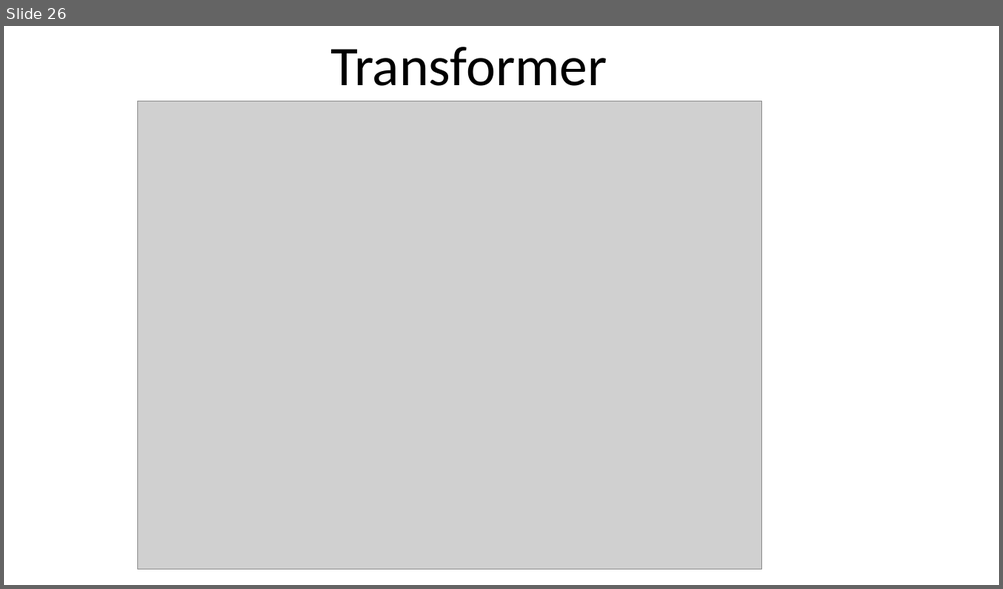
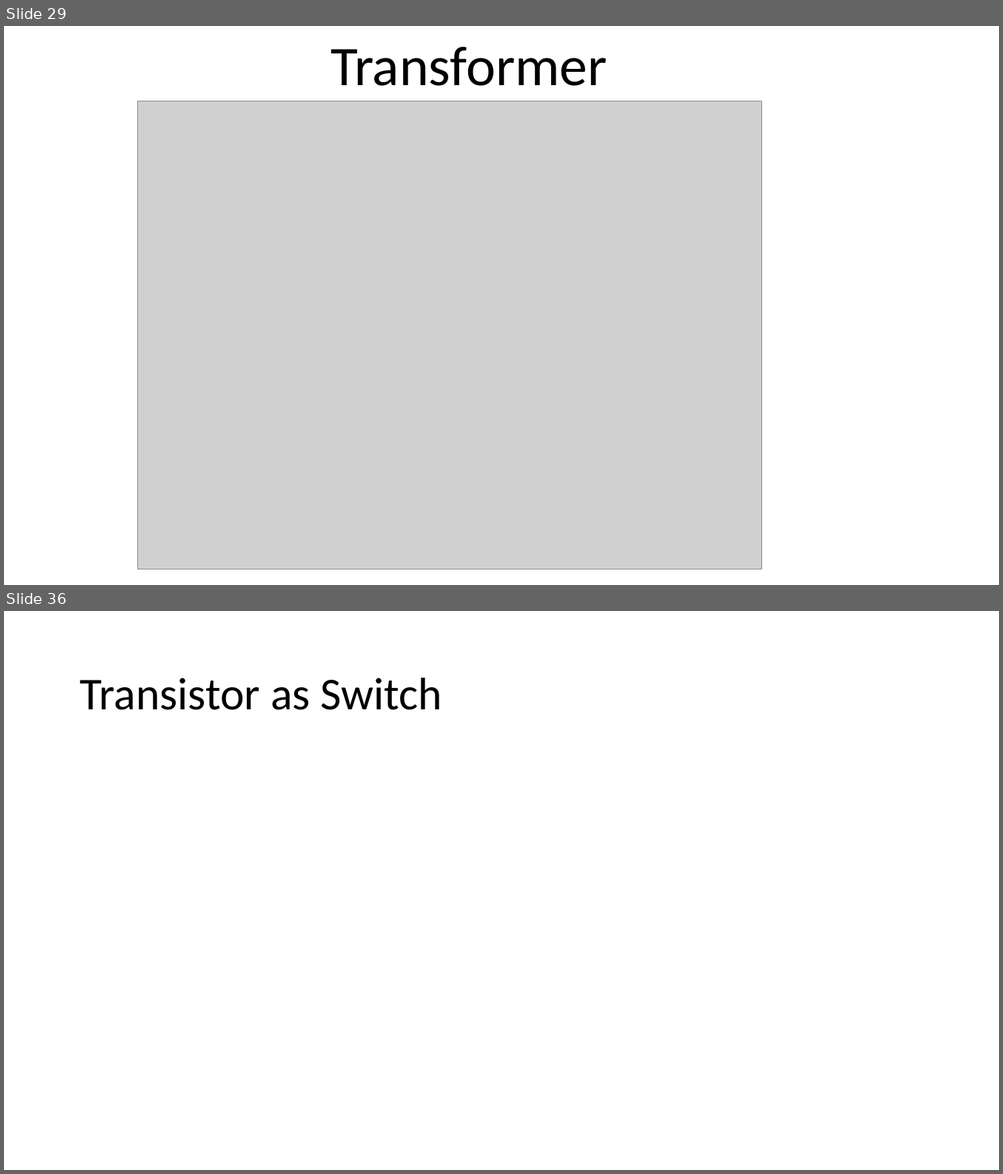
Before and after one commit to infocelab/embedded-projects, a slide deck: Documents/projects for schools.pptx. Shown one above the other, each under a label of ours: slide 26 before the commit, slides 29 and 36 after it; the slides between them are not shown. The pictures are 1003x589 and 1003x1174 pixels, drawn with LibreOffice and Linux fonts; fonts in the diff are those of the drawing; grey boxes stand for pictures. Boxes give left, top, right and bottom in pixels: in the first picture for what was removed or moved away, otherwise in the second. Text is boxed around its words. In the diff, an @@ line names an element or a change of style, - is before the commit and + after.

```diff
--- a/Documents/projects for schools.pptx
+++ b/Documents/projects for schools.pptx
@@ slide 36 added at (4, 611, 999, 1170), background #FFFFFF @@
@@ title added at (79, 678, 442, 710), 44 pt, text #000000 @@
+Transistor as Switch
@@ what was slide 26 is now slide 29 @@
```
Also in this commit, not shown: 3 slides changed, 18 other slides added, 2 slides removed.
